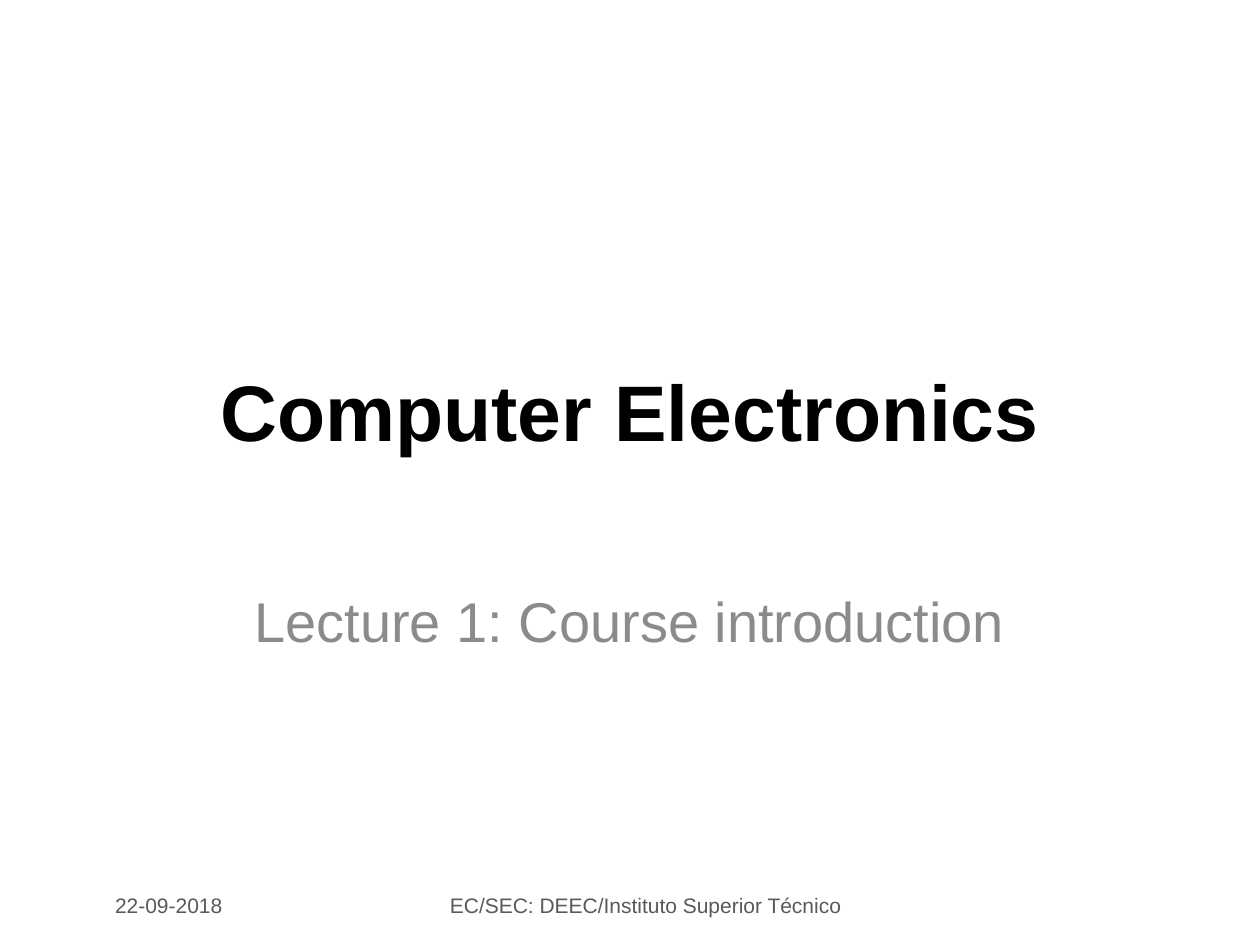
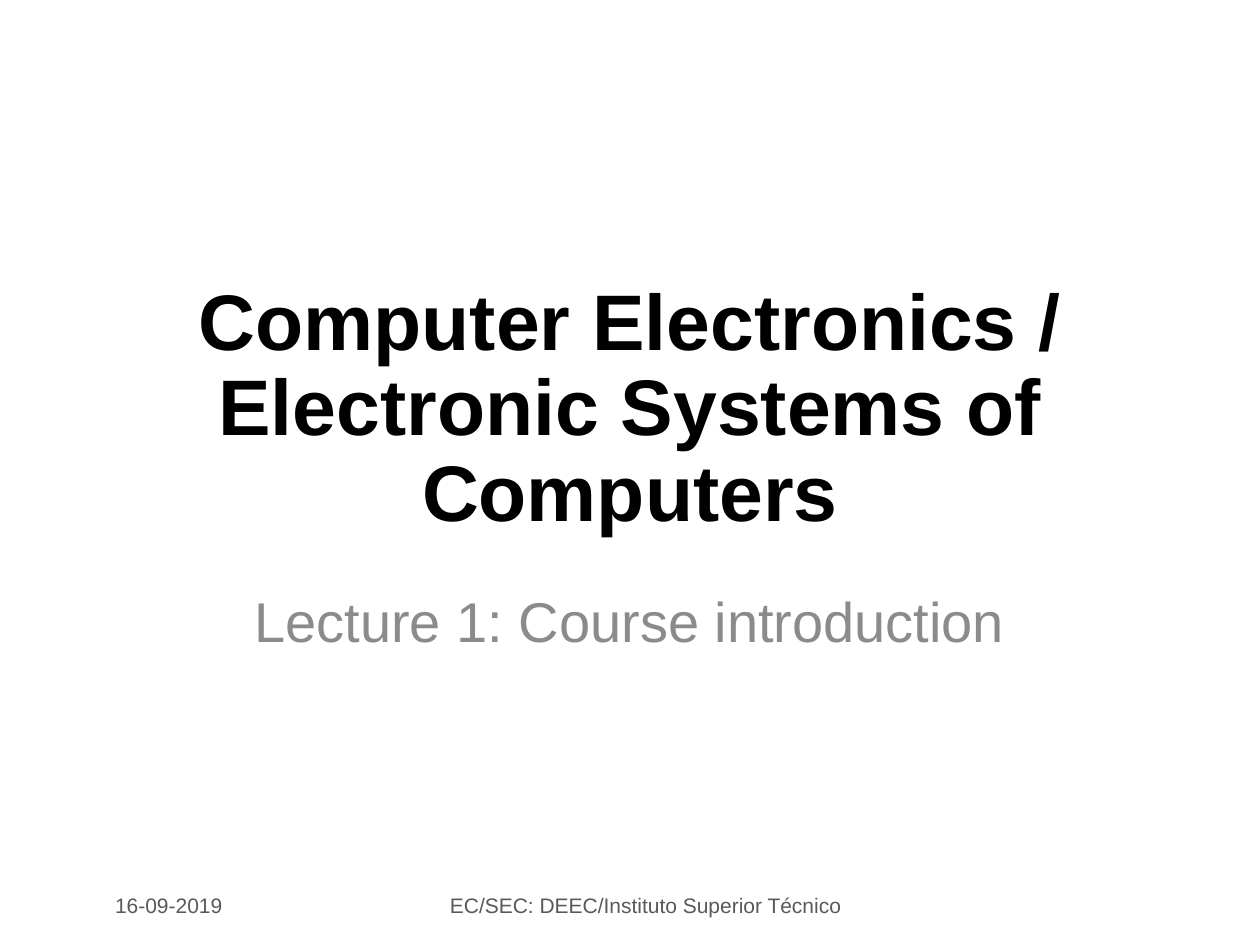
Before and after one commit to jjts/ist-sec, a slide deck: slide 1 of lectures/l1_intro/l1.odp. Drawn at 1260x945 pixels with LibreOffice and Linux fonts; fonts in the diff are those of the drawing; background and template pictures are left out. Boxes give left, top, right and bottom in pixels: in the first picture for what was removed or moved away, otherwise in the second. Text is boxed around its words. In the diff, an @@ line names an element or a change of style, - is before the commit and + after.

```diff
--- a/lectures/l1_intro/l1.odp
+++ b/lectures/l1_intro/l1.odp
@@ title at (199,293,1041,536): text changed @@
-Computer Electronics
+Computer Electronics /
+Electronic Systems of Computers
@@ text at (115,898,222,913): text changed @@
-22-09-2018
+16-09-2019
```
Also in this commit, not shown: 9 other slides changed, 2 slides added, 1 slide removed, 2 other files.
